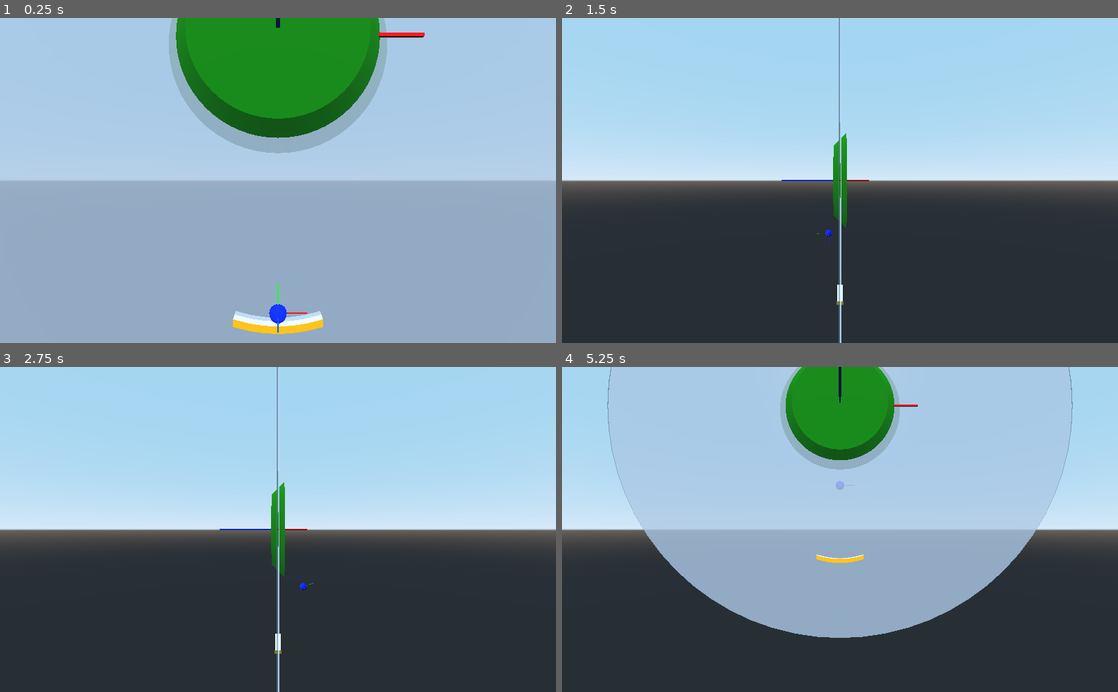
Above: before the commit, frames 1-4 (two rows, left to right).
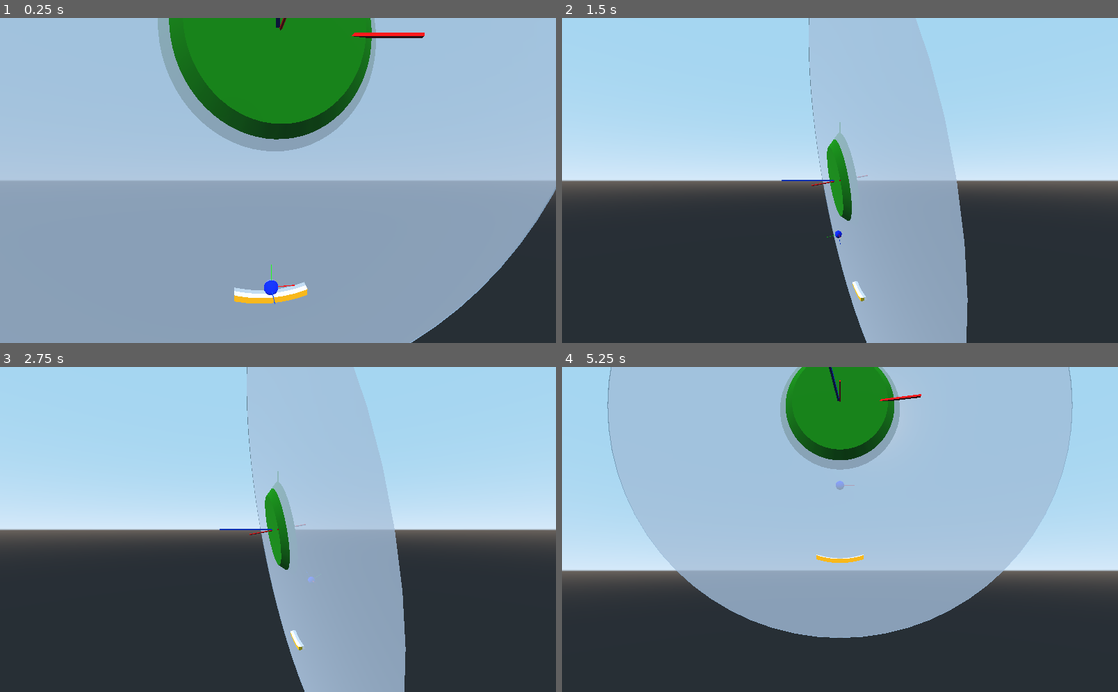
Above: after the commit, the same moments.

Repository: teratron/treaker
Game: Godot game, scene res://src/world/World.tscn
Same seed, same stepped clock (60 frames per second), same inputs: the game is played once before the commit and once after it.
Inputs (mouse positions are in pixels of both pictures, inside the frame that each line leads up to):
- Up to frame 1 (0.25 s): no input
- Up to frame 2 (1.5 s): tap Enter at 0.5 s; move the mouse to (867, 180) at 0.52 s; press the mouse at (867, 180) at 0.53 s; hold W (move_forward) from 0.53 s (still down); move the mouse to (812, 180) at 1.27 s; release the mouse at (812, 180) at 1.28 s; tap C (toggle_camera) at 1.35 s
- Up to frame 3 (2.75 s): keep holding W (move_forward); move the mouse to (289, 523) at 2.02 s; tap Alt (use_ability) at 2.1 s
- Up to frame 4 (5.25 s): keep holding W (move_forward); tap Space (move_up) at 2.75, 4.25 s; move the mouse to (834, 536) at 2.77 s; tap P at 2.85 s; click (834, 536) at 2.92 s; tap Enter at 3.5, 5 s; move the mouse to (878, 532) at 3.52 s; tap T at 3.6 s; move the mouse to (795, 526) at 4.27 s; click (795, 526) at 4.35 s; move the mouse to (845, 529) at 5.02 s; hold C (toggle_camera) from 5.03 s (still down); click (845, 529) at 5.17 s

The runs differ from the first frame. In frame 1, 9.2% of the frame differs, in the area x 28-100%, y 0-100%; in frame 2, 13%; in frame 3, 13%; in frame 4, 14%, in the area x 0-100%, y 0-68%.

Commit message:
Ball linear velocity

Diff:
--- a/app/src/player/Ball.gd
+++ b/app/src/player/Ball.gd
@@ -28,7 +28,8 @@
 
 		#else:
 		#prints(velocity, "X:", player.transform.basis.x, velocity.project(player.transform.basis.x), "Y:", player.transform.basis.y, velocity.project(player.transform.basis.y))
-		prints(velocity, velocity.project(Vector3(1,1,0)), " - ", Vector3(1,1,0).project(velocity))
+		#prints(velocity, velocity.project(Vector3(1,1,0)), " - ", Vector3(1,1,0).project(velocity))
+		prints(velocity, velocity)
 		state.set_linear_velocity(velocity)
 #			velocity = state.linear_velocity.normalized() * speed #* state.get_step())
 #			velocity.z = 0
--- a/app/src/player/Player.gd
+++ b/app/src/player/Player.gd
@@ -35,6 +35,7 @@
 	ball_parked_position()
 	ball.player = self
 
+	prints(transform.basis)
 	#((1, 0, 0), (0, 0.984808, -0.173648), (0, 0.173648, 0.984807)) ((1, 0, 0), (0, 1, 0), (0, 0, 1))
 	#prints(transform.basis, rotor.transform.basis)
 	#(1, 0.984808, 0.173648) (1, 1, 0)
--- a/app/src/world/World.tscn
+++ b/app/src/world/World.tscn
@@ -27,6 +27,7 @@
 [node name="Debug" parent="." instance=ExtResource( 1 )]
 
 [node name="Player" parent="." instance=ExtResource( 2 )]
+transform = Transform( 0.984808, 0.0301537, 0.17101, 0, 0.984808, -0.173648, -0.173648, 0.17101, 0.969846, 0, 0, 0 )
 
 [node name="Bricks" type="StaticBody" parent="Player"]
 
